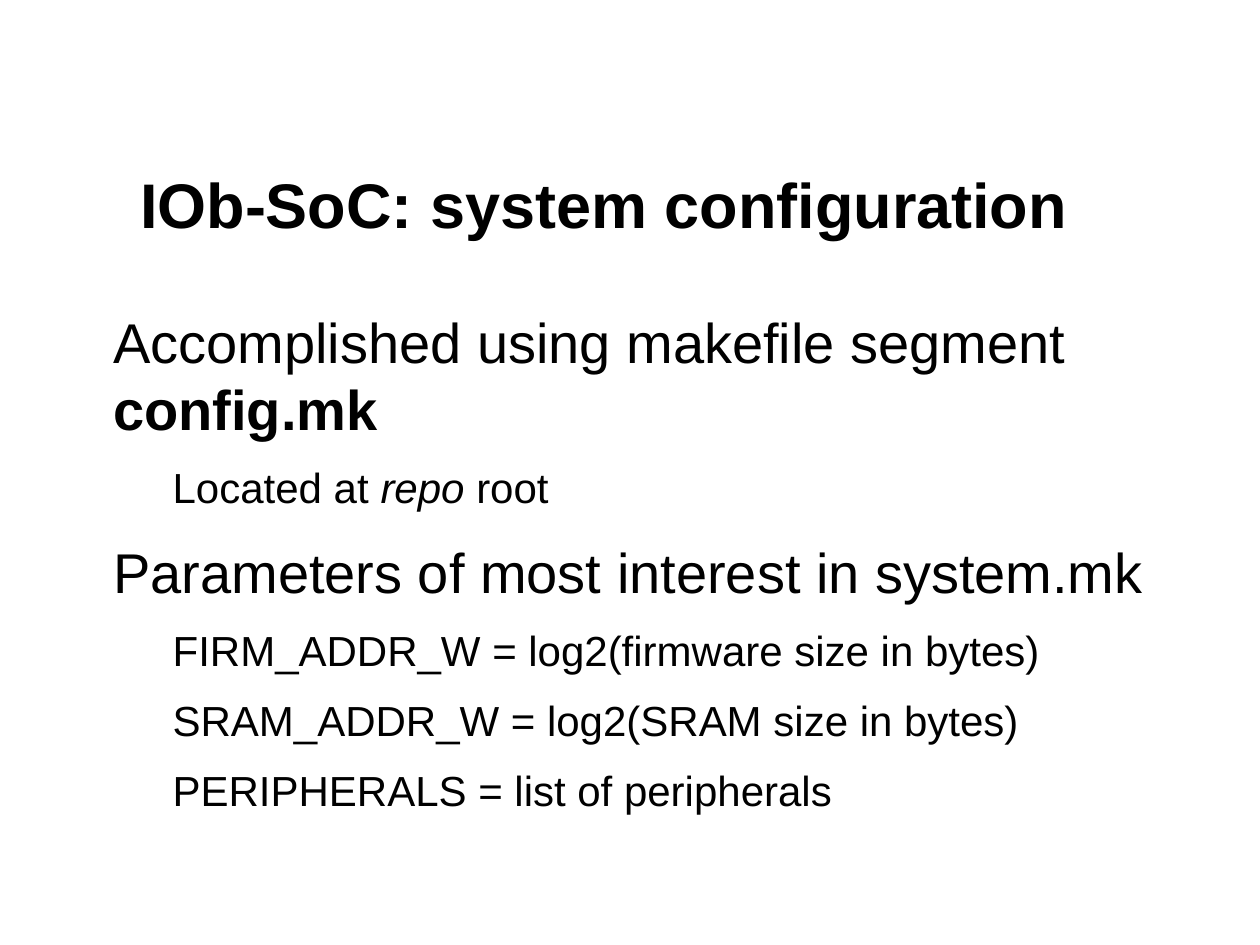
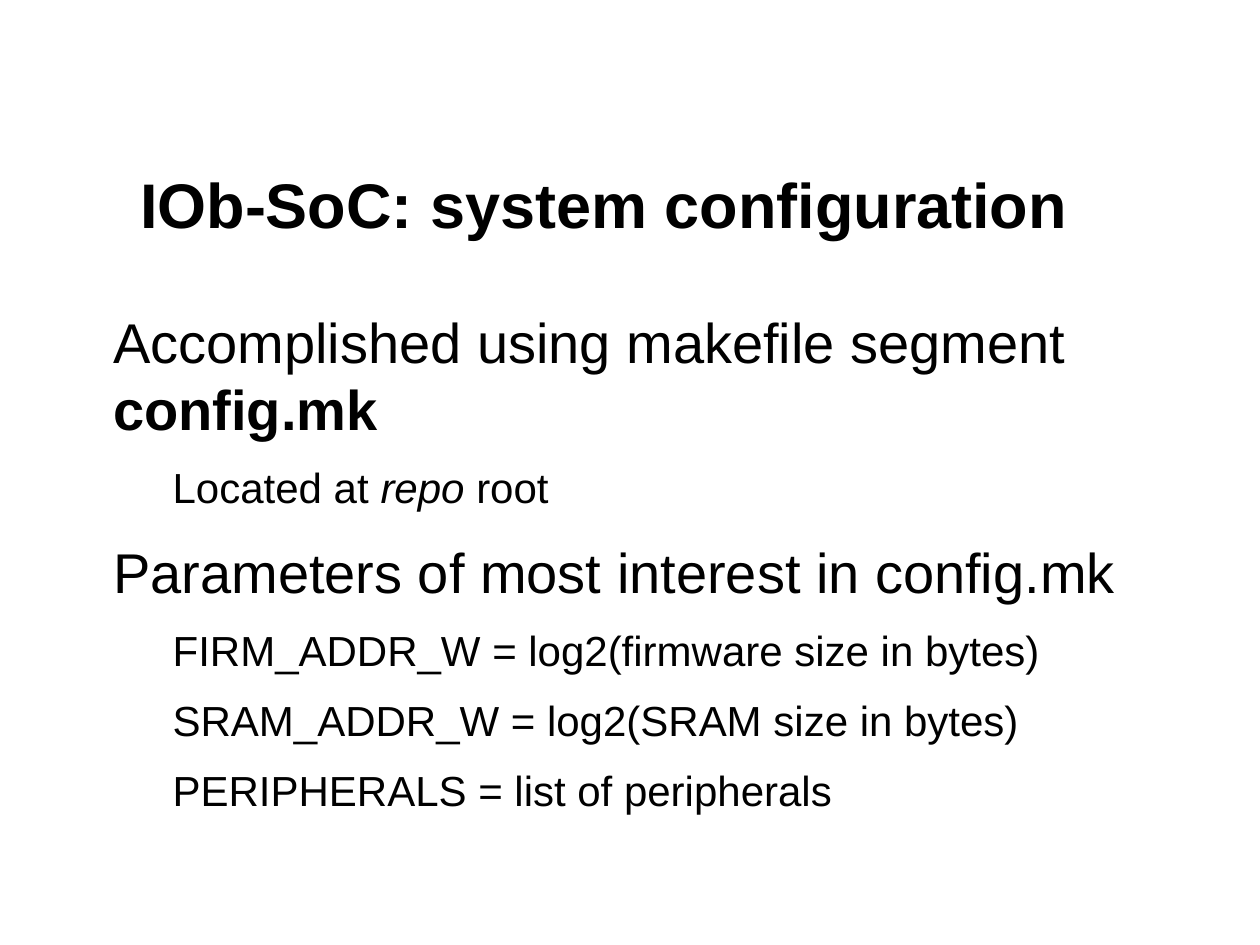
Before and after one commit to jjts/ist-sec, a slide deck: slide 7 of lectures/l3/l3.odp. Drawn at 1260x945 pixels with LibreOffice and Linux fonts; fonts in the diff are those of the drawing; background and template pictures are left out. Boxes give left, top, right and bottom in pixels: in the first picture for what was removed or moved away, otherwise in the second. Text is boxed around its words. In the diff, an @@ line names an element or a change of style, - is before the commit and + after.

```diff
--- a/lectures/l3/l3.odp
+++ b/lectures/l3/l3.odp
@@ text at box(113, 552, 1115, 603): text changed @@
-● Parameters of most interest in system.mk
+● Parameters of most interest in config.mk
```
Also in this commit, not shown: 2 other slides changed, 3 other files.
